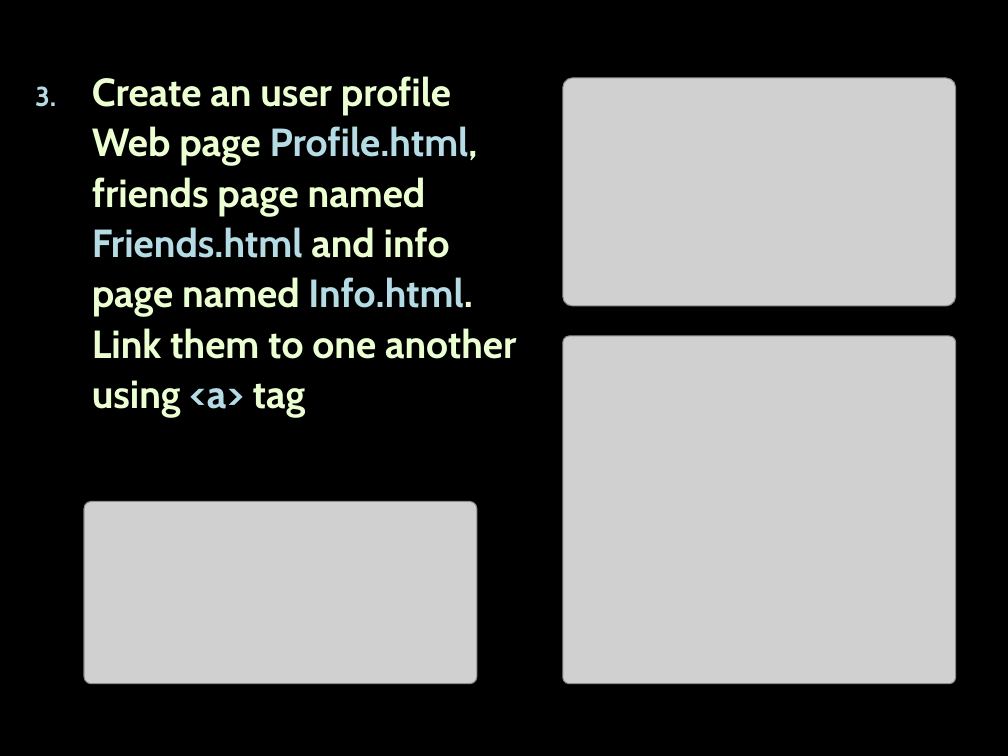
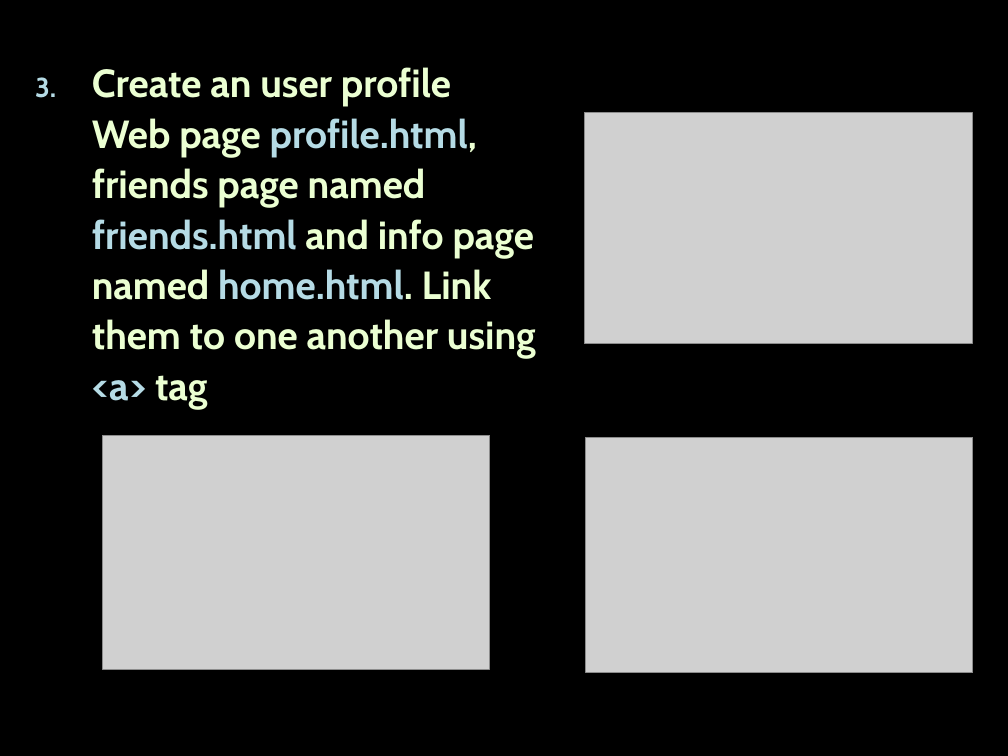
Before and after one commit to Termininja/TelerikAcademy, a slide deck: slide 3 of Web Design/HTML/1. Fundamentals/Fundamentals.pptx. Drawn at 1008x756 pixels with LibreOffice and Linux fonts; fonts in the diff are those of the drawing; grey boxes stand for pictures. Boxes give left, top, right and bottom in pixels: in the first picture for what was removed or moved away, otherwise in the second. Text is boxed around its words. In the diff, an @@ line names an element or a change of style, - is before the commit and + after.

Commit message:
HTML

```diff
--- a/Web Design/HTML/1. Fundamentals/Fundamentals.pptx
+++ b/Web Design/HTML/1. Fundamentals/Fundamentals.pptx
@@ text at (92, 67, 536, 359): text changed @@
-3. Create an user profile Web page Profile.html, friends page named Friends.html and info page named Info.html. Link them to one another using <a> tag
+3. Create an user profile Web page profile.html, friends page named friends.html and info page named home.html. Link them to one another using <a> tag
@@ picture: place and size @@
-picture at (562, 78, 956, 305)
+picture at (585, 113, 973, 344)
@@ picture: place and size @@
-picture at (84, 501, 477, 683)
+picture at (102, 435, 490, 669)
@@ picture: place and size @@
-picture at (562, 336, 956, 683)
+picture at (586, 437, 973, 672)
```
Also in this commit, not shown: 2 other slides changed, 49 other files.
